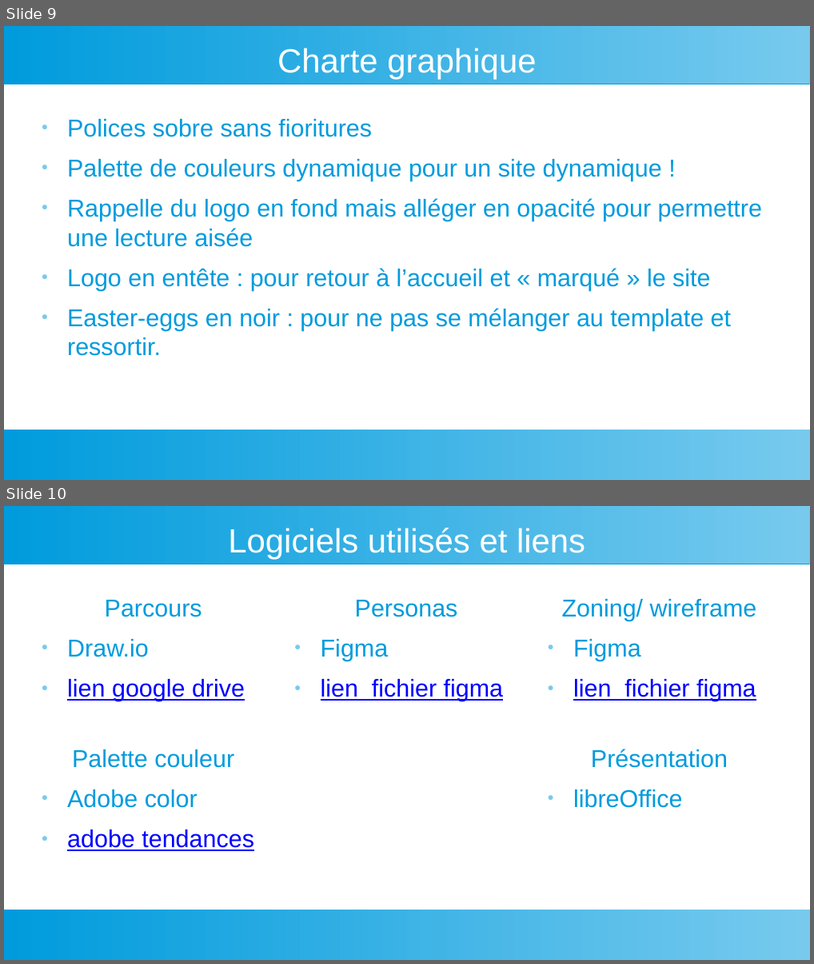
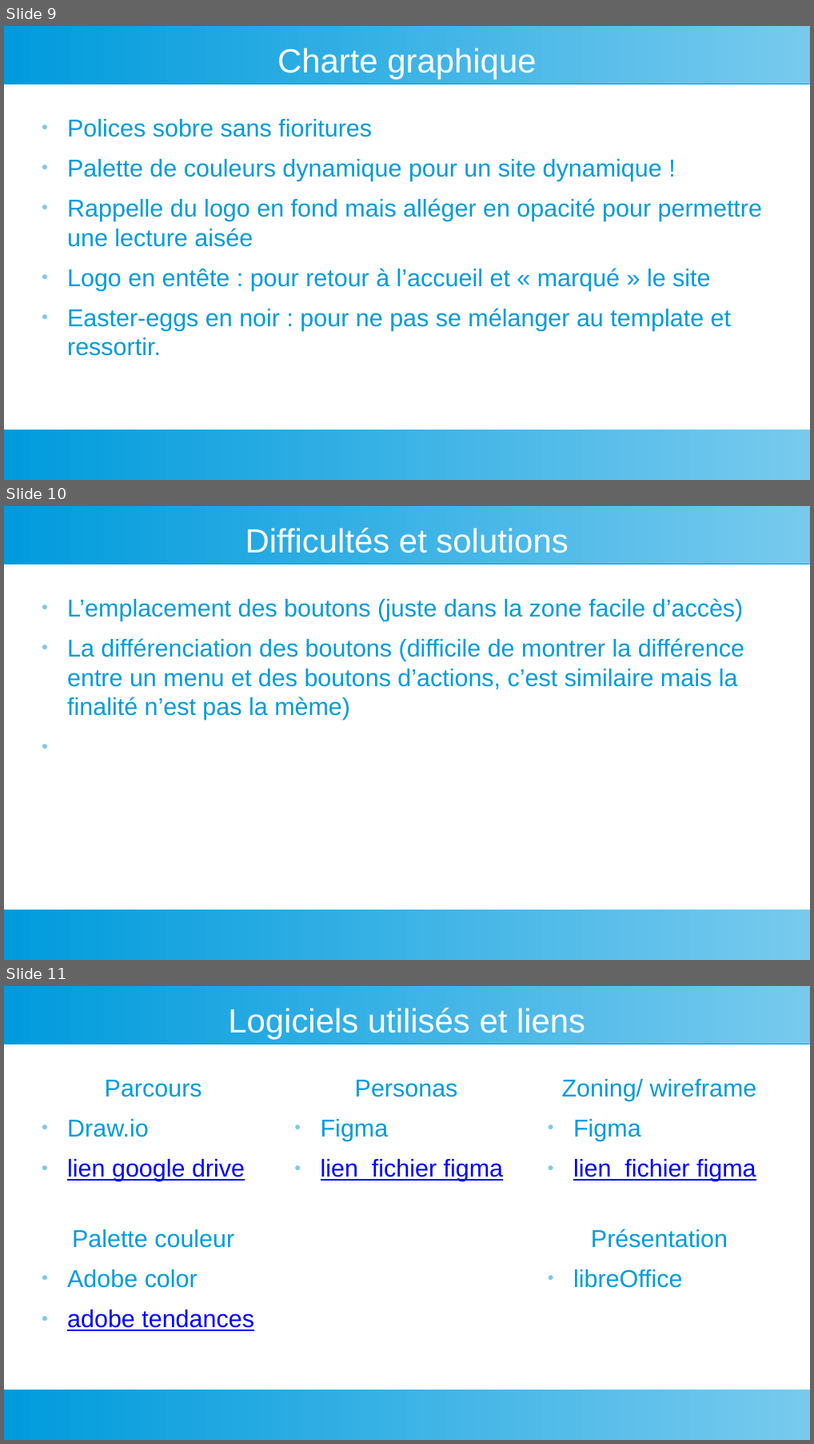
Before and after one commit to cadot-info/eval2, a slide deck: eval2_cadot_michael.ppsx. Shown one above the other, each under a label of ours: slides 9 and 10 before the commit, slides 9, 10 and 11 after it. The pictures are 814x964 and 814x1444 pixels, drawn with LibreOffice and Linux fonts; fonts in the diff are those of the drawing. Boxes give left, top, right and bottom in pixels: in the first picture for what was removed or moved away, otherwise in the second. Text is boxed around its words. In the diff, an @@ line names an element or a change of style, - is before the commit and + after.

```diff
--- a/eval2_cadot_michael.ppsx
+++ b/eval2_cadot_michael.ppsx
@@ slide 10 added at box(4, 506, 810, 960), background #FFFFFF; not listed: 2 template elements that a slide beside it also shows @@
@@ text added at box(246, 528, 568, 553), 33 pt, text #FFFFFF @@
+Difficultés et solutions
@@ text added at box(67, 598, 745, 720), 24 pt, text #009BDD @@
+● L’emplacement des boutons (juste dans la zone facile d’accès)
+● La différenciation des boutons (difficile de montrer la différence entre un menu et des boutons d’actions, c’est similaire mais la finalité n’est pas la mème)
@@ what was slide 10 is now slide 11 @@
```
Also in this commit, not shown: 4 other files.
